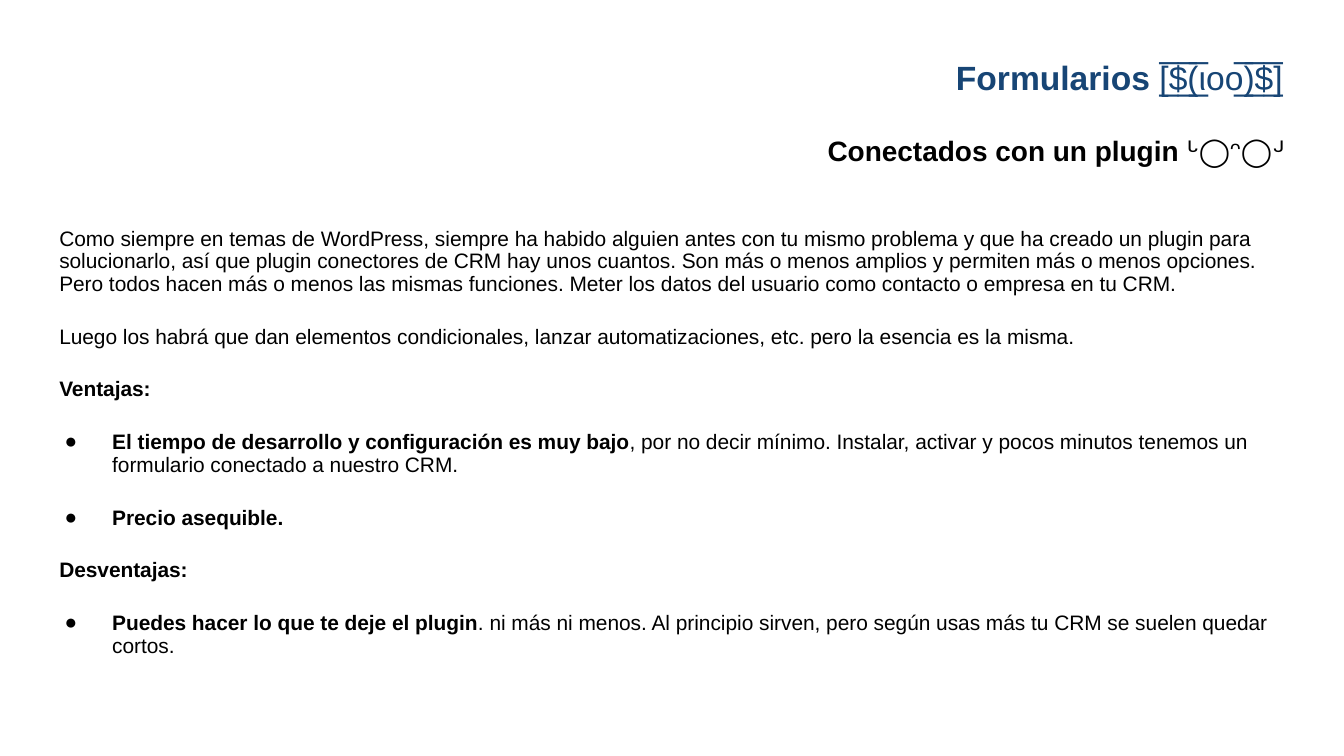
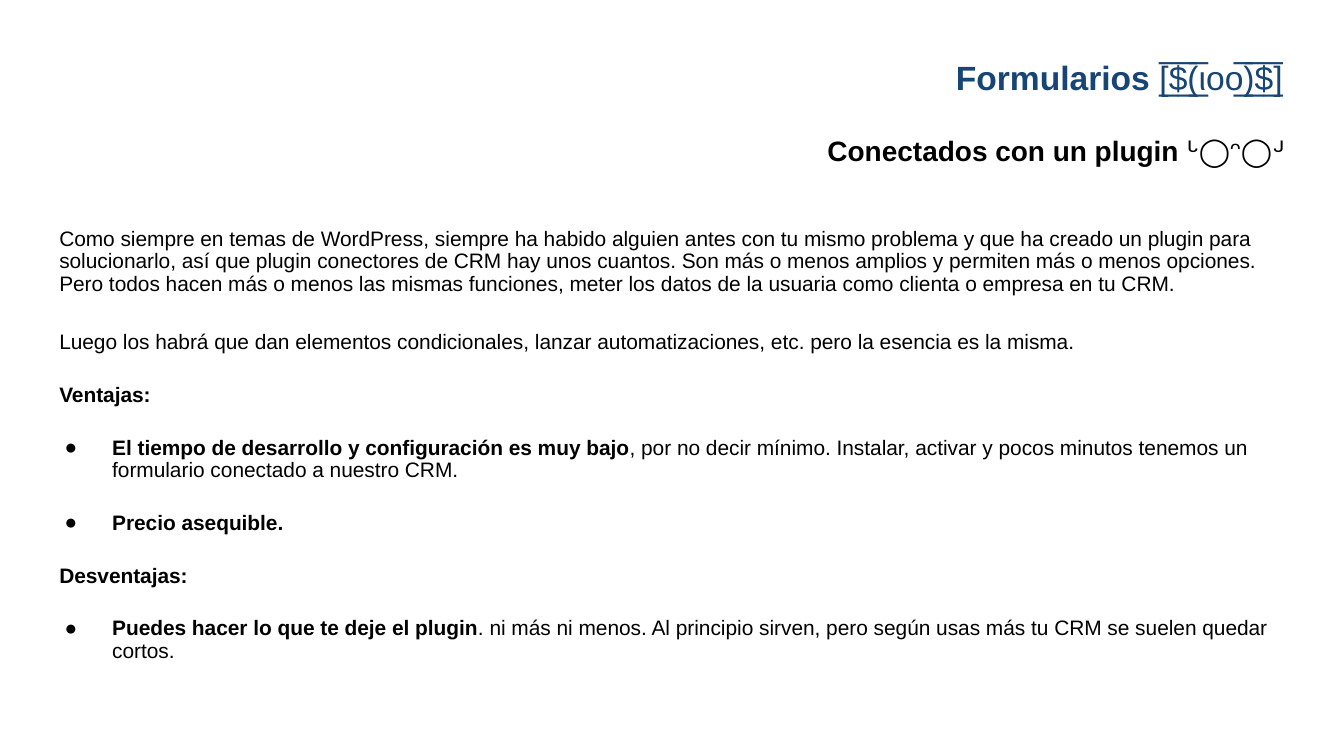
Before and after one commit to gwannon/WordCampBilbao2025, a slide deck: slide 10 of WCBIO25_Jorge-Monclus.pptx. Drawn at 1344x756 pixels with LibreOffice and Linux fonts; fonts in the diff are those of the drawing; background and template pictures are left out. Boxes give left, top, right and bottom in pixels: in the first picture for what was removed or moved away, otherwise in the second. Text is boxed around its words. In the diff, an @@ line names an element or a change of style, - is before the commit and + after.

```diff
--- a/WCBIO25_Jorge-Monclus.pptx
+++ b/WCBIO25_Jorge-Monclus.pptx
@@ text at (x1=59, y1=231, x2=1256, y2=296): text changed @@
-Como siempre en temas de WordPress, siempre ha habido alguien antes con tu mismo problema y que ha creado un plugin para solucionarlo, así que plugin conectores de CRM hay unos cuantos. Son más o menos amplios y permiten más o menos opciones. Pero todos hacen más o menos las mismas funciones. Meter los datos del usuario como contacto o empresa en tu CRM.
+Como siempre en temas de WordPress, siempre ha habido alguien antes con tu mismo problema y que ha creado un plugin para solucionarlo, así que plugin conectores de CRM hay unos cuantos. Son más o menos amplios y permiten más o menos opciones. Pero todos hacen más o menos las mismas funciones, meter los datos de la usuaria como clienta o empresa en tu CRM.
@@ text at (x1=59, y1=333, x2=1267, y2=659): indent changed @@
```
Also in this commit, not shown: 11 other slides changed, 2 other files.
